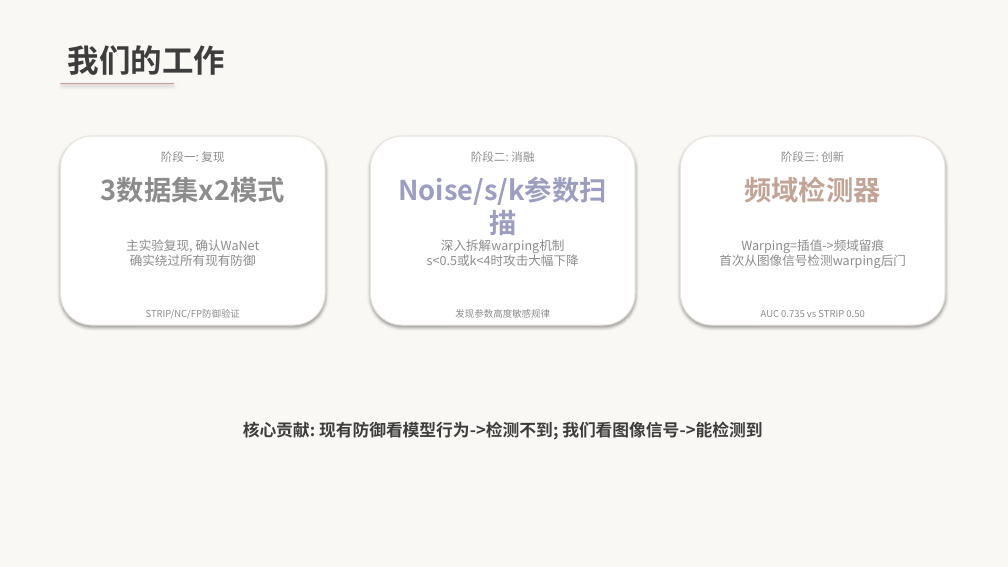
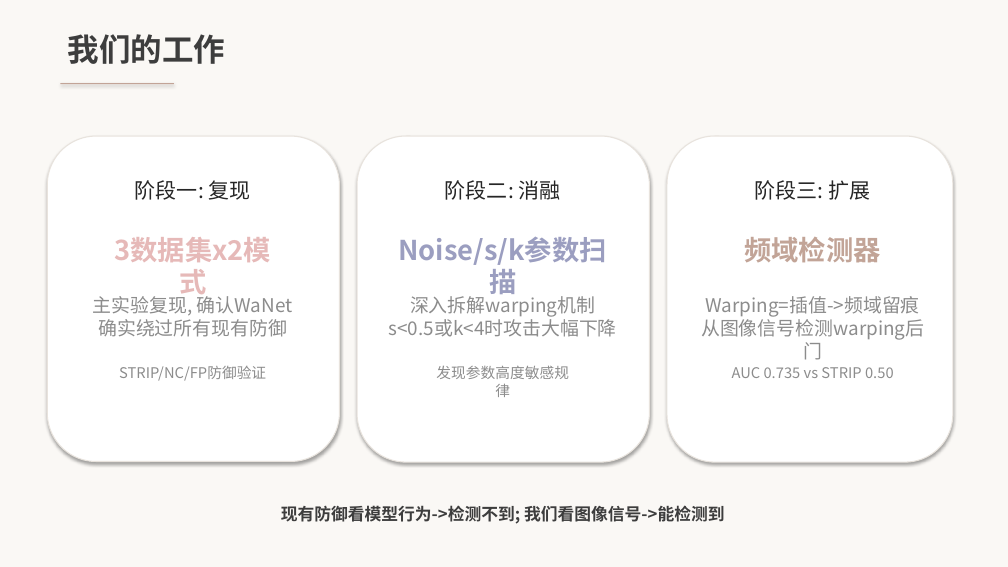
Before and after one commit to axgo-ja/NIS3353, a slide deck: slide 4 of WaNet答辩.pptx. Drawn at 1008x567 pixels with LibreOffice and Linux fonts; fonts in the diff are those of the drawing. Boxes give left, top, right and bottom in pixels: in the first picture for what was removed or moved away, otherwise in the second. Text is boxed around its words. In the diff, an @@ line names an element or a change of style, - is before the commit and + after.

```diff
--- a/WaNet答辩.pptx
+++ b/WaNet答辩.pptx
@@ text "我们的工作": place and size @@
-text "我们的工作" at (68, 45, 225, 75)
+text "我们的工作" at (68, 34, 225, 64)
@@ rounded rectangle: place and size @@
-rounded rectangle at (60, 136, 325, 325)
+rounded rectangle at (48, 136, 340, 461)
@@ rounded rectangle: place and size @@
-rounded rectangle at (371, 136, 635, 325)
+rounded rectangle at (357, 136, 650, 462)
@@ rounded rectangle: place and size @@
-rounded rectangle at (681, 136, 945, 325)
+rounded rectangle at (667, 136, 953, 462)
@@ text "阶段一: 复现": place and size @@
-text "阶段一: 复现" at (161, 151, 224, 162)
+text "阶段一: 复现" at (135, 180, 251, 200)
@@ text "阶段一: 复现" at (135, 180, 251, 200): size 11 to 20 pt, text colour #8C8C8C to #262626 @@
@@ text "阶段二: 消融" at (445, 180, 561, 200): size 11 to 20 pt, text colour #8C8C8C to #262626 @@
@@ text "阶段二: 消融": place and size @@
-text "阶段二: 消融" at (471, 151, 534, 162)
+text "阶段二: 消融" at (445, 180, 561, 200)
@@ text at (755, 180, 871, 200): text changed; size 11 to 20 pt; text colour #8C8C8C to #262626 @@
-阶段三: 创新
+阶段三: 扩展
@@ text "3数据集x2模式": place and size @@
-text "3数据集x2模式" at (101, 177, 285, 203)
+text "3数据集x2模式" at (97, 229, 290, 270)
@@ text "3数据集x2模式" at (97, 229, 290, 270): text colour #8C8C8C to #E6B9B8 @@
@@ text "Noise/s/k参数扫描": place and size @@
-text "Noise/s/k参数扫描" at (398, 177, 606, 205)
+text "Noise/s/k参数扫描" at (398, 237, 606, 265)
@@ text "频域检测器": place and size @@
-text "频域检测器" at (744, 177, 881, 203)
+text "频域检测器" at (744, 237, 881, 263)
@@ text "主实验复现, 确认WaNet 确实绕过所有现有防御": place and size @@
-text "主实验复现, 确认WaNet 确实绕过所有现有防御" at (126, 239, 260, 266)
+text "主实验复现, 确认WaNet 确实绕过所有现有防御" at (93, 293, 293, 337)
@@ text "主实验复现, 确认WaNet 确实绕过所有现有防御" at (93, 293, 293, 337): size 12 to 18 pt @@
@@ text "深入拆解warping机制 s<0.5或k<4时攻击大幅下降" at (389, 293, 617, 337): size 12 to 18 pt @@
@@ text "深入拆解warping机制 s<0.5或k<4时攻击大幅下降": place and size @@
-text "深入拆解warping机制 s<0.5或k<4时攻击大幅下降" at (427, 239, 579, 266)
+text "深入拆解warping机制 s<0.5或k<4时攻击大幅下降" at (389, 293, 617, 337)
@@ text at (701, 296, 924, 340): text changed; size 12 to 18 pt @@
-Warping=插值->频域留痕
-首次从图像信号检测warping后门
+Warping=插值->频域留痕
+从图像信号检测warping后门
@@ text "STRIP/NC/FP防御验证": place and size @@
-text "STRIP/NC/FP防御验证" at (146, 309, 240, 319)
+text "STRIP/NC/FP防御验证" at (119, 366, 266, 381)
@@ size 9 to 14 pt in 3 elements at (732, 367, 894, 378), (119, 366, 266, 381), (436, 366, 569, 397) @@
@@ text "发现参数高度敏感规律": place and size @@
-text "发现参数高度敏感规律" at (455, 309, 550, 318)
+text "发现参数高度敏感规律" at (436, 366, 569, 397)
@@ text "AUC 0.735 vs STRIP 0.50": place and size @@
-text "AUC 0.735 vs STRIP 0.50" at (761, 310, 864, 317)
+text "AUC 0.735 vs STRIP 0.50" at (732, 367, 894, 378)
@@ text at (281, 505, 724, 524): text changed @@
-核心贡献: 现有防御看模型行为->检测不到; 我们看图像信号->能检测到
+现有防御看模型行为->检测不到; 我们看图像信号->能检测到
```
Also in this commit, not shown: 14 other slides changed, 7 other files.
